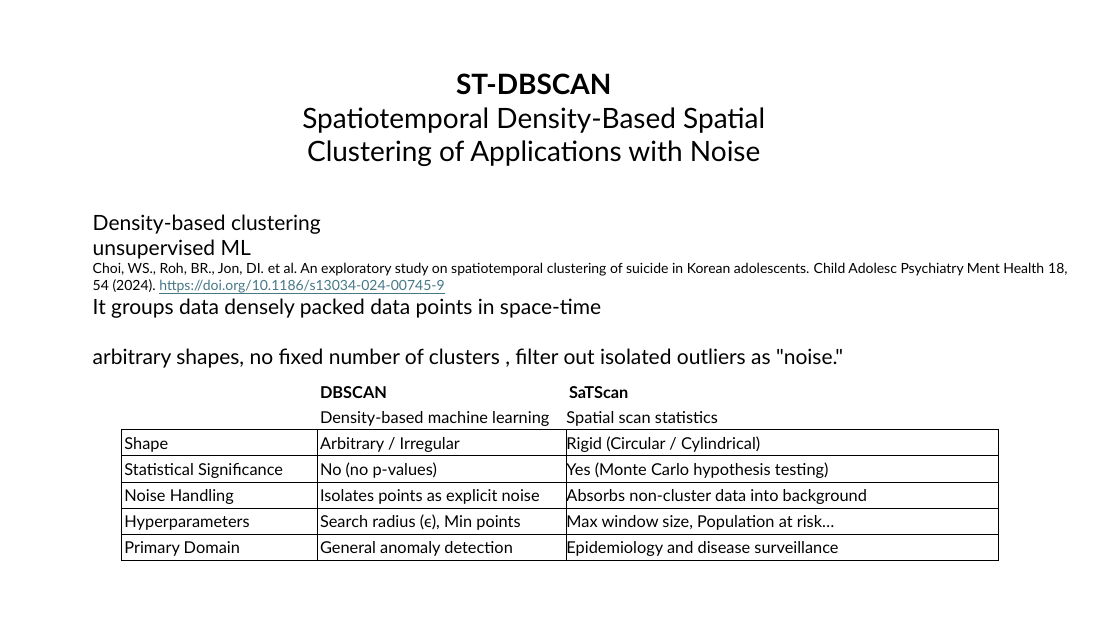
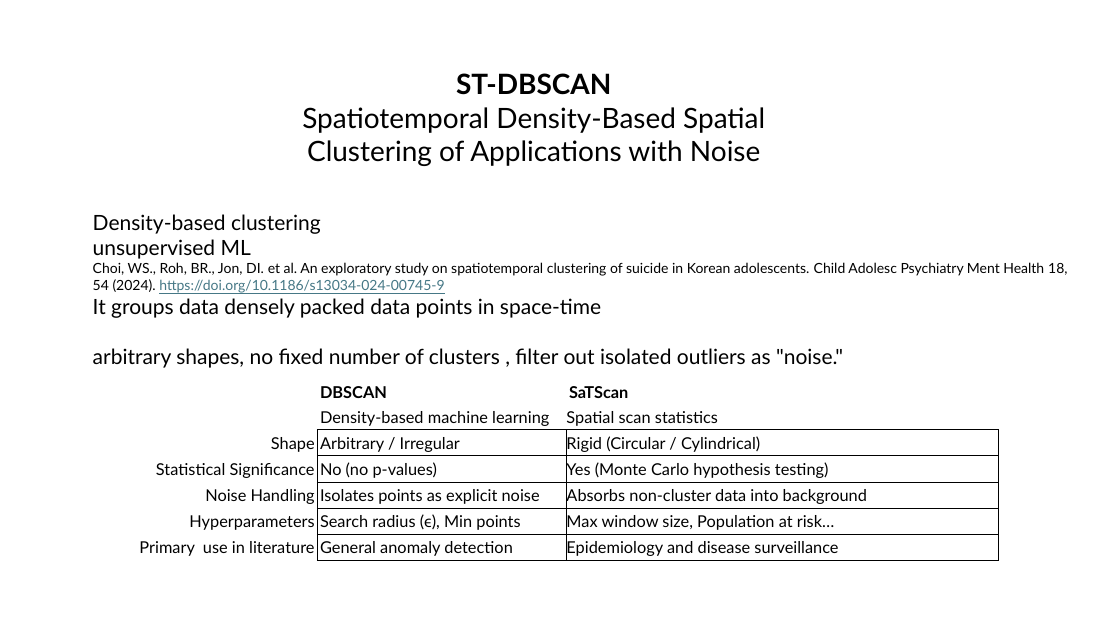
Before and after one commit to MatteoPS/suicide_forecasting, a slide deck: slide 1 of docs/ST-DBSCAN.pptx. Drawn at 1120x630 pixels with LibreOffice and Linux fonts; fonts in the diff are those of the drawing. Boxes give left, top, right and bottom in pixels: in the first picture for what was removed or moved away, otherwise in the second. Text is boxed around its words. In the diff, an @@ line names an element or a change of style, - is before the commit and + after.

```diff
--- a/docs/ST-DBSCAN.pptx
+++ b/docs/ST-DBSCAN.pptx
@@ table at bbox=[122, 378, 999, 562] @@
-row 7, column 1: Primary Domain
+row 7, column 1: Primary use in literature
@@ alignment left to right @@
@@ borders changed @@
```
Also in this commit, not shown: 1 other slide changed, 1 slide added.
